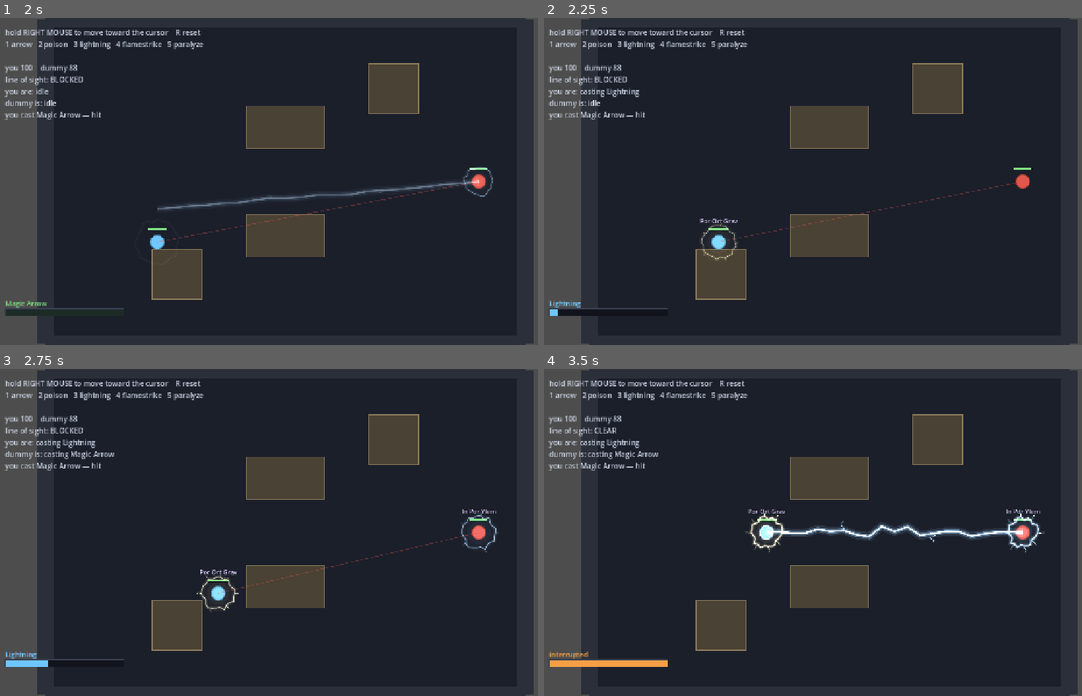
Above: before the commit, frames 1-4 (two rows, left to right).
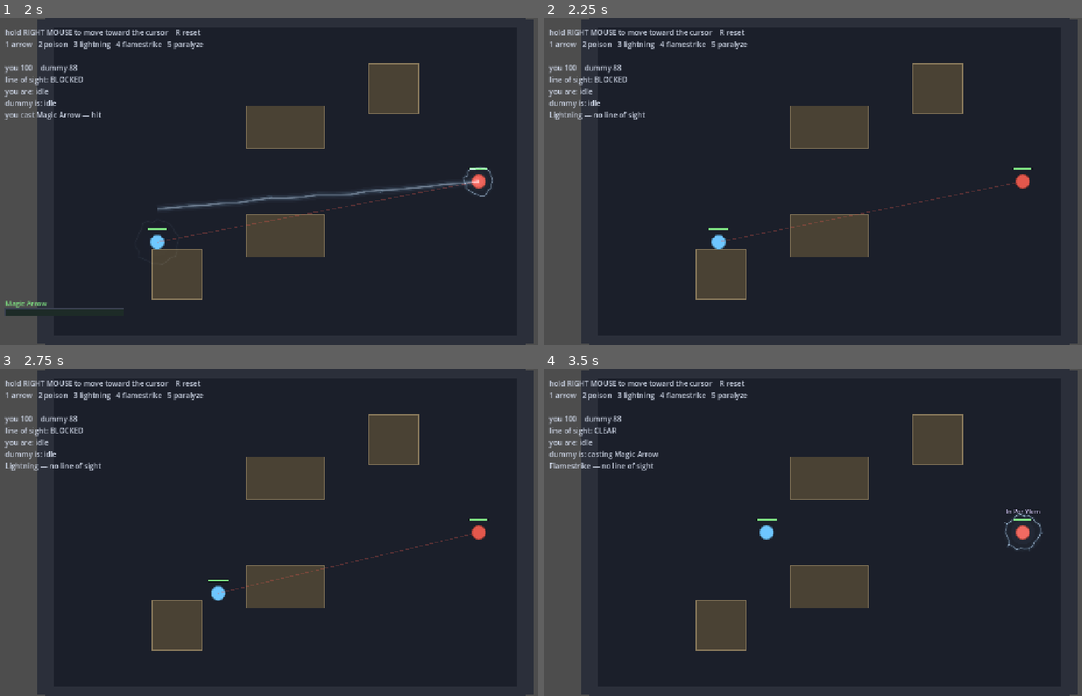
Above: after the commit, the same moments.

Repository: sirdeaz/uo-arena
Game: Godot game, scene res://autoload/boot.tscn
Two runs of this game, one before a commit and one after it. Both use one fixed random seed, a clock stepped at 60 frames per second and the inputs below.
Inputs (mouse positions are in pixels of both pictures, inside the frame that each line leads up to):
- Up to frame 1 (2 s): tap Enter at 0.5 s; move the mouse to (414, 165) at 0.52 s; hold D 0.53-1.28 s; tap 1 at 0.6 s; click (414, 165) at 0.67 s; move the mouse to (166, 197) at 1.27 s; hold S from 1.28 s (still down); tap 2 at 1.35 s
- Up to frame 2 (2.25 s): move the mouse to (888, 109) at 2.02 s; release S at 2.03 s; hold D from 2.03 s (still down); tap 3 at 2.1 s
- Up to frame 3 (2.75 s): keep holding D
- Up to frame 4 (3.5 s): move the mouse to (802, 597) at 2.77 s; release D at 2.78 s; hold W from 2.78 s (still down); tap 4 at 2.85 s; click (802, 597) at 2.92 s

Frame 1 is identical in both runs. In frame 2, 0.8% of the frame differs, in the area x 0-37%, y 21-92%; in frame 3, 1.3%; in frame 4, 2.8%, in the area x 0-94%, y 21-92%.

Commit message:
Require line of sight to start a cast
Casting at someone behind a tent is now refused outright rather than starting
and failing silently 2.5 seconds later.

Refusal deliberately costs nothing: no fizzle, no recovery, and any spell
already in progress is left untouched — otherwise a keypress at the moment
cover interposed would destroy the cast you were already running.

The check gates starting only. Cover appearing mid-cast does not cancel a
committed spell; that still fails at resolution, which is what keeps dodging
behind a tent mid-flight worth doing.

It lives on CombatResolver, not EntityState. The timing machine has no idea
what a target or a wall is and should not learn — same reason the resolution
check lives there.

Verified in the running game: behind cover the cast is refused and the caster
stays idle; back in the lane the same cast starts.

Co-Authored-By: Claude Opus 5 <noreply@anthropic.com>

Diff:
--- a/client/local_test.gd
+++ b/client/local_test.gd
@@ -153,7 +153,7 @@
 	if _dummy_think_timer < DUMMY_THINK_SECONDS:
 		return
 	_dummy_think_timer = 0.0
-	dummy.combatant.entity_state.try_start_cast(_spell("magic_arrow"))
+	resolver.try_begin_cast(dummy.combatant, player.combatant, _spell("magic_arrow"))
 
 
 func _unhandled_key_input(event: InputEvent) -> void:
@@ -170,7 +170,10 @@
 	if not player.combatant.is_alive():
 		return
 
-	player.combatant.entity_state.try_start_cast(_spell(SPELL_KEYS[key.keycode]))
+	var spell := _spell(SPELL_KEYS[key.keycode])
+	if not resolver.try_begin_cast(player.combatant, dummy.combatant, spell):
+		if not resolver.can_see(player.combatant, dummy.combatant):
+			_last_event = "%s — no line of sight" % spell.spell_name
 
 
 func _spell(spell_name: String) -> SpellData:
--- a/server/combat_resolver.gd
+++ b/server/combat_resolver.gd
@@ -18,6 +18,28 @@
 	return space_state.intersect_ray(query).is_empty()
 
 
+## Starts a cast only if the caster can currently see the target. Refusal is not a
+## fizzle — nothing is spent, no recovery is paid, and any spell already in progress is
+## left untouched, so a blocked keypress can never destroy the cast you were running.
+##
+## This gates *starting* only. Cover appearing mid-cast does not cancel a committed
+## spell; that one still fails at resolution, which is what makes dodging behind a tent
+## mid-flight worth doing.
+##
+## Lives here rather than in `EntityState` because the timing machine has no idea what
+## a target or a wall is, and should not learn.
+func try_begin_cast(caster: Combatant, target: Combatant, spell: SpellData) -> bool:
+	if spell.requires_line_of_sight and not can_see(caster, target):
+		return false
+	return caster.entity_state.try_start_cast(spell)
+
+
+## Whether `caster` currently has an unobstructed shot at `target`.
+func can_see(caster: Combatant, target: Combatant) -> bool:
+	var space_state := get_viewport().get_world_2d().direct_space_state
+	return has_line_of_sight(space_state, caster.position, target.position)
+
+
 ## Applies a spell's effect to `target`, with no LOS check of its own.
 func apply_spell_effect(spell: SpellData, target: Combatant) -> void:
 	match spell.effect_type:
@@ -32,10 +54,8 @@
 ## Called when a cast completes on the server. Returns whether the spell connected.
 ## An obstructed spell fails silently with no refund — that is what makes cover real.
 func resolve_cast(caster: Combatant, target: Combatant, spell: SpellData) -> bool:
-	if spell.requires_line_of_sight:
-		var space_state := get_viewport().get_world_2d().direct_space_state
-		if not has_line_of_sight(space_state, caster.position, target.position):
-			return false
+	if spell.requires_line_of_sight and not can_see(caster, target):
+		return false
 
 	apply_spell_effect(spell, target)
 	target.entity_state.interrupt_cast()
--- a/tests/test_combat_resolver.gd
+++ b/tests/test_combat_resolver.gd
@@ -81,6 +81,88 @@
 	assert_almost_eq(target.health, before, "paralyze is control, not damage")
 
 
+# ── starting a cast needs a target you can see ────────────────────────────────
+
+func test_a_cast_can_begin_with_a_clear_shot() -> void:
+	await get_tree().physics_frame
+	assert_true(
+		resolver.try_begin_cast(caster, target, _spell("flamestrike")),
+		"a visible target should be castable at"
+	)
+	assert_eq(
+		caster.entity_state.current_state,
+		EntityState.State.CASTING,
+		"and the cast should actually start"
+	)
+
+
+func test_a_cast_cannot_begin_without_line_of_sight() -> void:
+	_add_wall_between()
+	await get_tree().physics_frame
+	assert_false(
+		resolver.try_begin_cast(caster, target, _spell("flamestrike")),
+		"you should not be able to start casting at what you cannot see"
+	)
+	assert_eq(
+		caster.entity_state.current_state,
+		EntityState.State.IDLE,
+		"a refused cast leaves you idle, not casting"
+	)
+
+
+func test_a_refused_cast_costs_nothing() -> void:
+	# Refusal is not a fizzle: no recovery, no lost tempo, nothing spent.
+	_add_wall_between()
+	await get_tree().physics_frame
+	var fizzles: Array = []
+	caster.entity_state.cast_fizzled.connect(func(s, r): fizzles.append([s, r]))
+	resolver.try_begin_cast(caster, target, _spell("flamestrike"))
+	assert_true(fizzles.is_empty(), "being refused is not a fizzle")
+
+
+func test_losing_the_shot_does_not_kill_a_cast_already_running() -> void:
+	# The check gates starting only. Once committed you stay committed, and the
+	# spell fails at resolution if the shot is gone by then.
+	await get_tree().physics_frame
+	resolver.try_begin_cast(caster, target, _spell("flamestrike"))
+	_add_wall_between()
+	await get_tree().physics_frame
+	assert_eq(
+		caster.entity_state.current_state,
+		EntityState.State.CASTING,
+		"cover appearing mid-cast must not cancel the cast"
+	)
+
+
+func test_a_refused_cast_does_not_fizzle_the_spell_already_in_progress() -> void:
+	# Otherwise losing the shot mid-fight would let a blocked keypress destroy the
+	# spell you were already casting.
+	await get_tree().physics_frame
+	resolver.try_begin_cast(caster, target, _spell("flamestrike"))
+	_add_wall_between()
+	await get_tree().physics_frame
+	assert_false(
+		resolver.try_begin_cast(caster, target, _spell("lightning")),
+		"the blocked recast is refused"
+	)
+	assert_eq(
+		caster.entity_state.current_spell.spell_name,
+		"Flamestrike",
+		"and the in-progress spell survives untouched"
+	)
+
+
+func test_a_spell_that_ignores_line_of_sight_can_always_begin() -> void:
+	_add_wall_between()
+	await get_tree().physics_frame
+	var spell := _spell("flamestrike").duplicate() as SpellData
+	spell.requires_line_of_sight = false
+	assert_true(
+		resolver.try_begin_cast(caster, target, spell),
+		"a spell flagged as not needing LOS should start behind cover"
+	)
+
+
 # ── full resolution: LOS gate + effect ────────────────────────────────────────
 
 func test_unobstructed_cast_damages_target() -> void:
Not shown, changed: README.md
